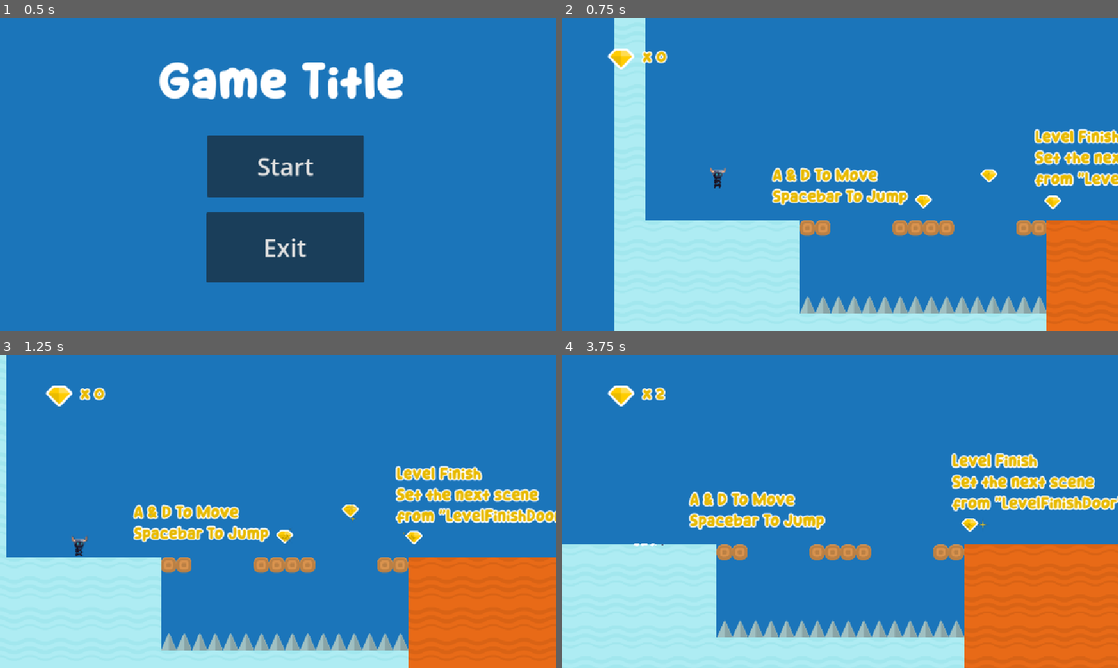
Above: before the commit, frames 1-4 (two rows, left to right).
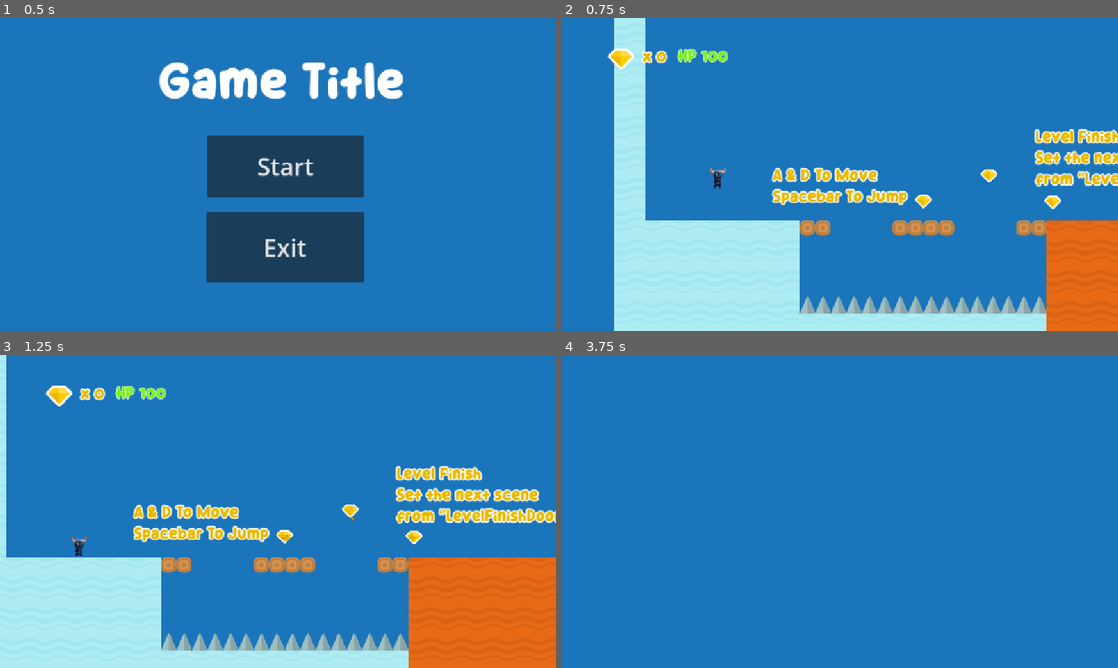
Above: after the commit, the same moments.

Repository: YanathornBoonlue/projectgame2d
Game: Godot game, scene res://menu.tscn
Same seed, same stepped clock (60 frames per second), same inputs: the game is played once before the commit and once after it.
Inputs:
- Up to frame 1 (0.5 s): no input
- Up to frame 2 (0.75 s): click "Start" at 0.5 s
- Up to frame 3 (1.25 s): no input
- Up to frame 4 (3.75 s): hold D (Right) 1.28-2.78 s; tap Space (Jump) at 1.52, 2.27 s; hold A (Left) 2.78-3.53 s; hold D (Right) from 3.53 s (still down)

Frame 1 is identical in both runs. In frame 2, 0.3% of the frame differs, in the area x 20-30%, y 9-15%; in frame 3, 0.3%; in frame 4, 33%, in the area x 0-100%, y 9-100%.

Commit message:
Add Hp and Dead sound

Diff:
--- a/Scenes/Levels/Level_01.tscn
+++ b/Scenes/Levels/Level_01.tscn
@@ -165,7 +165,7 @@
 format = 2
 layer_0/tile_data = PackedInt32Array(458752, 262144, 1, 458753, 262144, 1, 458754, 262144, 1, 458755, 262144, 1, 458756 …(1417 unchanged characters)…
 
-[node name="Traps" type="TileMap" parent="Level" groups=["Traps"]]
+[node name="Traps" type="TileMap" parent="Level" groups=["Traps Dead"]]
 tile_set = SubResource("TileSet_2fcbi")
 format = 2
 layer_0/tile_data = PackedInt32Array(589836, 0, 5, 589835, 0, 5, 589834, 0, 5, 589833, 0, 5, 589832, 0, 5, 589831, 0, 5, 589830, 0, 5, 589829, 0, 5)
@@ -250,3 +250,17 @@
 theme_override_fonts/font = ExtResource("8_gwcy2")
 theme_override_font_sizes/font_size = 32
 text = "x 3"
+
+[node name="HPLabel" type="Label" parent="UserInterface/GameUI/Score"]
+unique_name_in_owner = true
+layout_mode = 0
+offset_left = 239.0
+offset_top = 59.0
+offset_right = 343.0
+offset_bottom = 98.0
+theme_override_colors/font_color = Color(0.443764, 0.970312, 0, 1)
+theme_override_colors/font_outline_color = Color(1, 1, 1, 1)
+theme_override_constants/outline_size = 5
+theme_override_fonts/font = ExtResource("8_gwcy2")
+theme_override_font_sizes/font_size = 32
+text = "HP 100"
--- a/Scenes/Levels/Level_02.tscn
+++ b/Scenes/Levels/Level_02.tscn
@@ -423,7 +423,7 @@
 tile_map_data = PackedByteArray("AAAAAAoAAgAAAAoAAAABAAoAAgAAAAoAAAACAAoAAgAAAAoAAAADAAoAAgAAAAoAAAAEAAoAAgAAAAoAAAAFAA …(2864 unchanged characters)…
 tile_set = SubResource("TileSet_20c78")
 
-[node name="Traps" type="TileMap" parent="Level" groups=["Traps"]]
+[node name="Traps" type="TileMap" parent="Level" groups=["Traps Dead"]]
 tile_set = SubResource("TileSet_2fcbi")
 format = 2
 layer_0/tile_data = PackedInt32Array(524298, 0, 5, 524299, 0, 5, 524300, 0, 5, 524301, 0, 5, 524302, 0, 5, 524303, 0, 5, 524304, 0, 5)
@@ -491,6 +491,19 @@
 theme_override_font_sizes/font_size = 32
 text = "x 3"
 
+[node name="HPLabel" type="Label" parent="UserInterface/GameUI/Score"]
+unique_name_in_owner = true
+offset_left = 172.0
+offset_top = 45.0
+offset_right = 276.0
+offset_bottom = 84.0
+theme_override_colors/font_color = Color(0.443764, 0.970312, 0, 1)
+theme_override_colors/font_outline_color = Color(1, 1, 1, 1)
+theme_override_constants/outline_size = 5
+theme_override_fonts/font = ExtResource("8_doswy")
+theme_override_font_sizes/font_size = 32
+text = "HP 100"
+
 [node name="Traps" type="Node2D" parent="."]
 
 [node name="trap_spear" parent="Traps" instance=ExtResource("9_es7ky")]
--- a/Scenes/Managers/AudioManager.tscn
+++ b/Scenes/Managers/AudioManager.tscn
@@ -1,40 +1,22 @@
-[gd_scene load_steps=7 format=3 uid="uid://bssjjygu83iwl"]
+[gd_scene load_steps=3 format=3 uid="uid://bssjjygu83iwl"]
 
 [ext_resource type="Script" uid="uid://mqbw3xkwj5j5" path="res://Scripts/AudioManager.gd" id="1_hp1cr"]
-
-[sub_resource type="Resource" id="Resource_tyob0"]
-metadata/__load_path__ = "res://Assets/Sound/FX/jump_sfx.sfxr"
-
-[sub_resource type="Resource" id="Resource_esrla"]
-metadata/__load_path__ = "res://Assets/Sound/FX/coin_pickup_sfx.sfxr"
-
-[sub_resource type="Resource" id="Resource_rhsx5"]
-metadata/__load_path__ = "res://Assets/Sound/FX/death_sfx.sfxr"
-
-[sub_resource type="Resource" id="Resource_qes3j"]
-metadata/__load_path__ = "res://Assets/Sound/FX/respawn_sfx.sfxr"
-
-[sub_resource type="Resource" id="Resource_84782"]
-metadata/__load_path__ = "res://Assets/Sound/FX/level_complete_sfx.sfxr"
+[ext_resource type="AudioStream" uid="uid://bxwmcyholkbp6" path="res://Assets/Sound/FX/dead.wav" id="2_esrla"]
 
 [node name="AudioManager" type="Node"]
 script = ExtResource("1_hp1cr")
 
 [node name="JumpSfx" type="AudioStreamPlayer" parent="."]
-stream = SubResource("Resource_tyob0")
 volume_db = 1.5
 
 [node name="CoinPickup" type="AudioStreamPlayer" parent="."]
-stream = SubResource("Resource_esrla")
 volume_db = 1.5
 
 [node name="DeathSfx" type="AudioStreamPlayer" parent="."]
-stream = SubResource("Resource_rhsx5")
+stream = ExtResource("2_esrla")
 
 [node name="RespawnSfx" type="AudioStreamPlayer" parent="."]
-stream = SubResource("Resource_qes3j")
 
 [node name="LevelCompleteSfx" type="AudioStreamPlayer" parent="."]
-stream = SubResource("Resource_84782")
 volume_db = -2.0
 pitch_scale = 0.5
--- a/Scenes/Prefabs/monster.gd
+++ b/Scenes/Prefabs/monster.gd
@@ -49,11 +49,13 @@
 
 func _on_hit_area_body_entered(body: Node2D) -> void:
 	if alive and !just_spawned:
-		death()
+		GameManager.damage(10)
+		#death()
 
 func _on_head_area_body_entered(body: Node2D) -> void:
 	if alive and !just_spawned and body.is_in_group("Player"):
-		death()
+		GameManager.damage(10)
+		#death()
 		if body.has_method("bounce"):
 			body.bounce()
 
--- a/Scripts/GameManager.gd
+++ b/Scripts/GameManager.gd
@@ -3,11 +3,28 @@
 extends Node2D
 
 var score : int = 0
+var hp :int = 100
 
 # Adds 1 to score variable
 func add_score():
 	score += 1
 
+# Call this function from anywhere when the player needs to respawn
+func respawn_player():
+	# Reset the HP to its maximum value
+	hp = 100
+
+	# Reload the current scene to restart the level
+	get_tree().reload_current_scene()
+
+	# If you don't want to reload the whole scene, you would instead
+	# reset the player's position and other states here.
+
+func damage(dm):
+	hp -= dm
+	#player.death_particles.emitting = true
+	AudioManager.get_node("DeathSfx").play()
+
 # Loads next level
 func load_next_level(next_scene : PackedScene):
 	get_tree().change_scene_to_packed(next_scene)
--- a/Scripts/GameUI.gd
+++ b/Scripts/GameUI.gd
@@ -2,7 +2,9 @@
 
 @onready var score_texture = %Score/ScoreTexture
 @onready var score_label = %Score/ScoreLabel
+@onready var hp_label: Label = %Score/HPLabel
 
 func _process(_delta):
 	# Set the score label text to the score variable in game maanger script
 	score_label.text = "x %d" % GameManager.score
+	hp_label.text = "HP %d" % GameManager.hp
--- a/Scripts/player.gd
+++ b/Scripts/player.gd
@@ -13,6 +13,8 @@
 @export var double_jump : = false
 
 var is_grounded : bool = false
+var is_dying: bool = false
+var can_take_damage: bool = true # For damage cooldown
 
 @onready var player_sprite = $AnimatedSprite2D
 @onready var spawn_point = %SpawnPoint
@@ -26,6 +28,13 @@
 	movement()
 	player_animations()
 	flip_player()
+
+	if GameManager.hp <= 0:
+		GameManager.hp = 0
+		#AudioManager.get_node("DeathSfx").play()
+		death_particles.emitting = true
+		death_tween()
+
 
 # --------- CUSTOM FUNCTIONS ---------- #
 
@@ -82,13 +91,16 @@
 
 # Tween Animations
 func death_tween():
+	is_dying = true
 	var tween = create_tween()
 	tween.tween_property(self, "scale", Vector2.ZERO, 0.15)
 	await tween.finished
 	global_position = spawn_point.global_position
 	await get_tree().create_timer(0.3).timeout
 	AudioManager.respawn_sfx.play()
+	GameManager.respawn_player()
 	respawn_tween()
+	is_dying = false
 
 func respawn_tween():
 	var tween = create_tween()
@@ -101,10 +113,31 @@
 	tween.tween_property(self, "scale", Vector2.ONE, 0.1)
 
 # --------- SIGNALS ---------- #
-
 # Reset the player's position to the current level spawn point if collided with any trap
 func _on_collision_body_entered(_body):
 	if _body.is_in_group("Traps"):
+		# Only run this code if the player is able to take damage
+		if can_take_damage:
+			# 1. Immediately prevent taking damage again
+			can_take_damage = false
+
+			# 2. Play sound and deal damage ONCE
+			#AudioManager.death_sfx.play()
+			death_particles.emitting = true
+			GameManager.damage(10)
+
+			# 3. Start a short timer. After 1 second, the player can take damage again.
+			get_tree().create_timer(1.0).timeout.connect(func(): can_take_damage = true)
+
+	elif _body.is_in_group("Traps Dead"):
+		# Prevent death animation  from running multiple times
+		if is_dying:
+			return
+
+		# SET THE STATE
+		is_dying = true
+
+		GameManager.hp = 0
 		AudioManager.death_sfx.play()
 		death_particles.emitting = true
 		death_tween()
Not shown, added: Assets/Sound/FX/dead.wav.import
Not shown, added: Assets/Sound/FX/dead.wav
